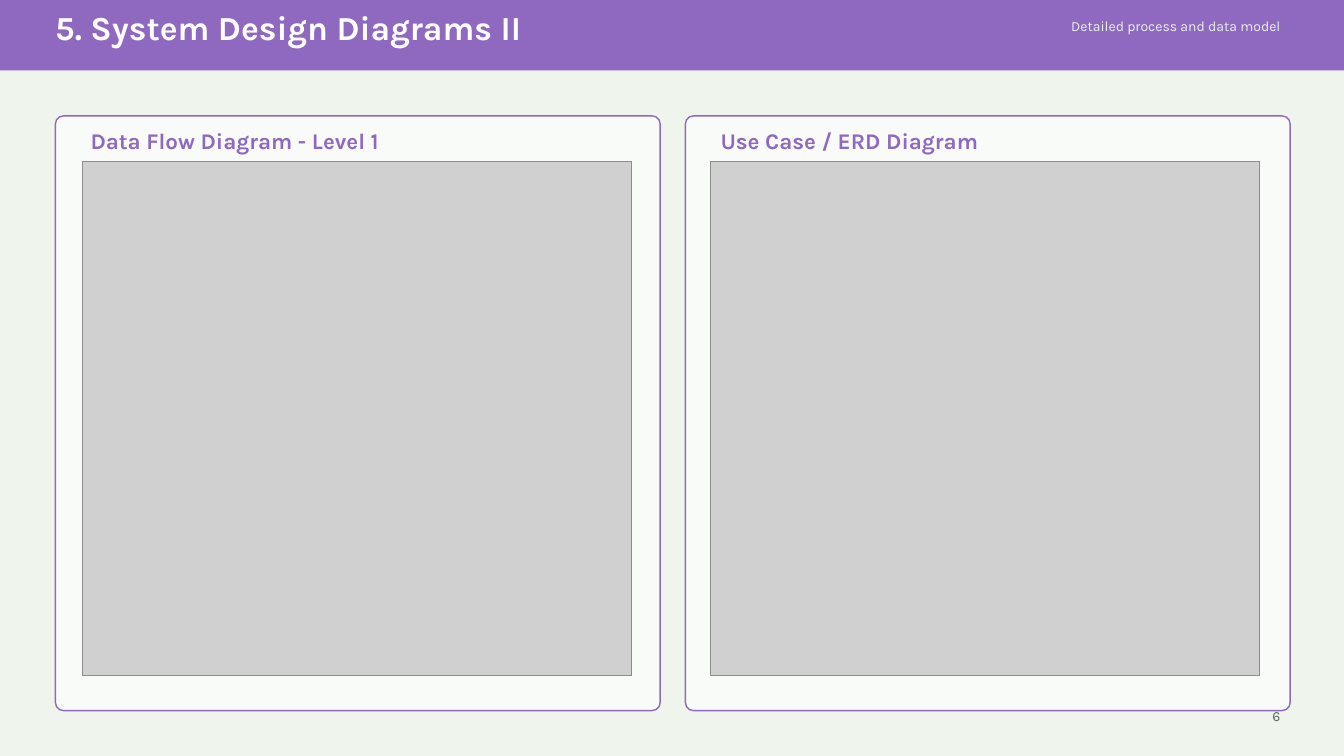
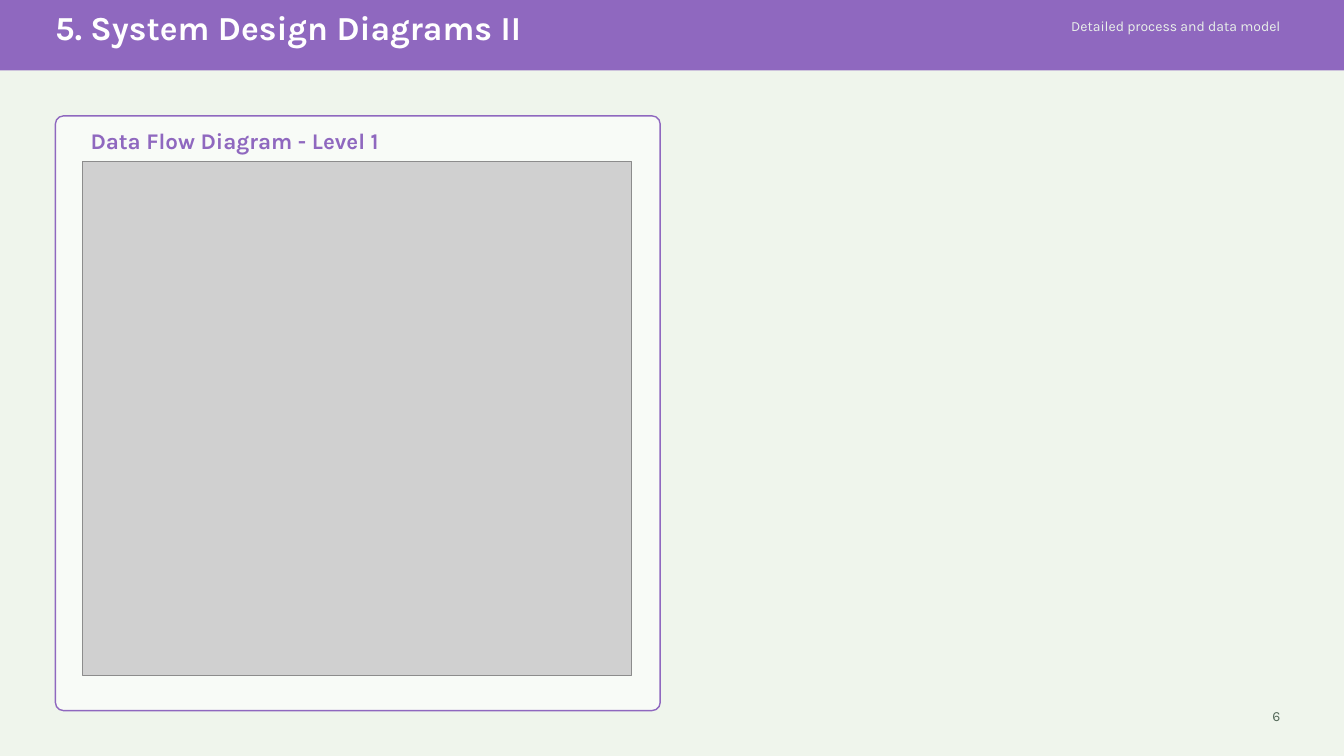
Before and after one commit to Robert837-sys/kenya-road-safety-project, a slide deck: slide 6 of report/Kenya_Road_Accident_Analytics_10_Slide_Deck_with_Members.pptx. Drawn at 1344x756 pixels with LibreOffice and Linux fonts; fonts in the diff are those of the drawing; grey boxes stand for pictures. Boxes give left, top, right and bottom in pixels: in the first picture for what was removed or moved away, otherwise in the second. Text is boxed around its words. In the diff, an @@ line names an element or a change of style, - is before the commit and + after.

```diff
--- a/report/Kenya_Road_Accident_Analytics_10_Slide_Deck_with_Members.pptx
+++ b/report/Kenya_Road_Accident_Analytics_10_Slide_Deck_with_Members.pptx
@@ rounded rectangle removed at (x1=686, y1=116, x2=1291, y2=711) @@
@@ text removed at (x1=721, y1=133, x2=978, y2=155) @@
-Use Case / ERD Diagram
@@ picture removed at (x1=711, y1=161, x2=1260, y2=676) @@
```
Also in this commit, not shown: 3 other slides changed.
